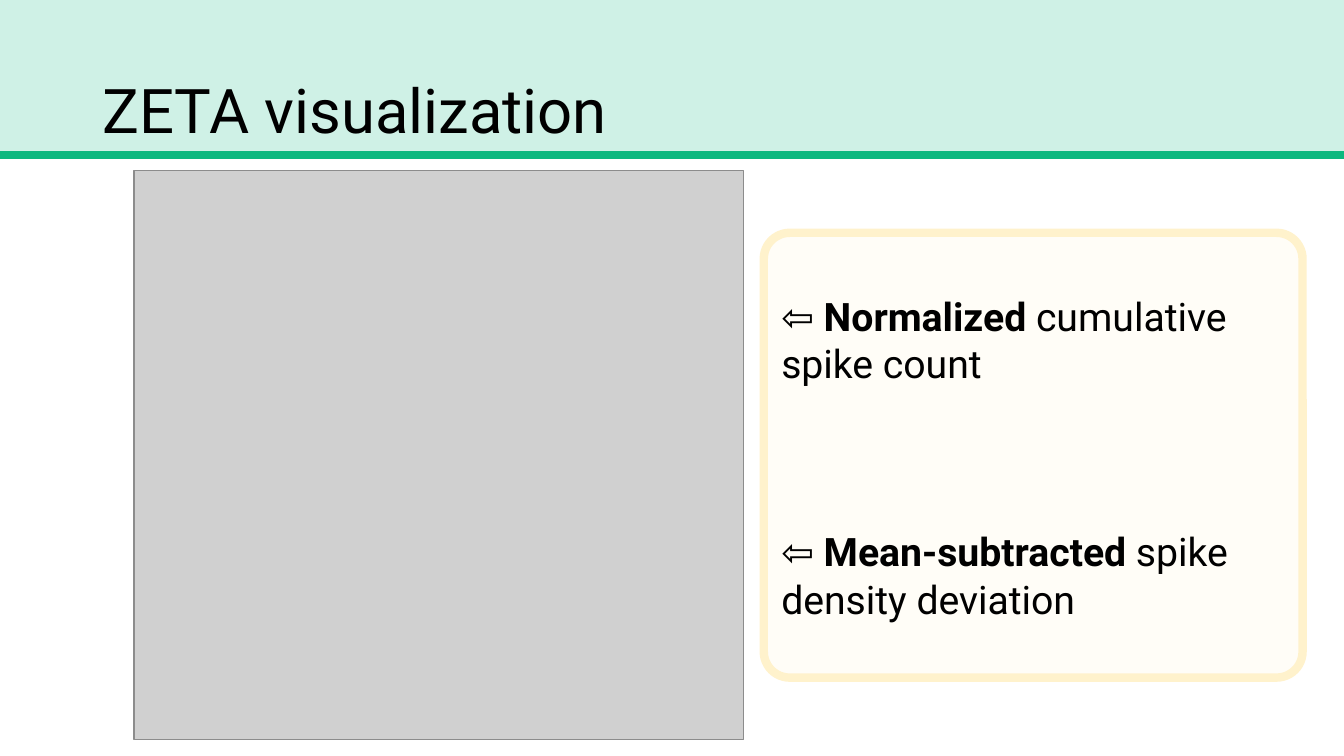
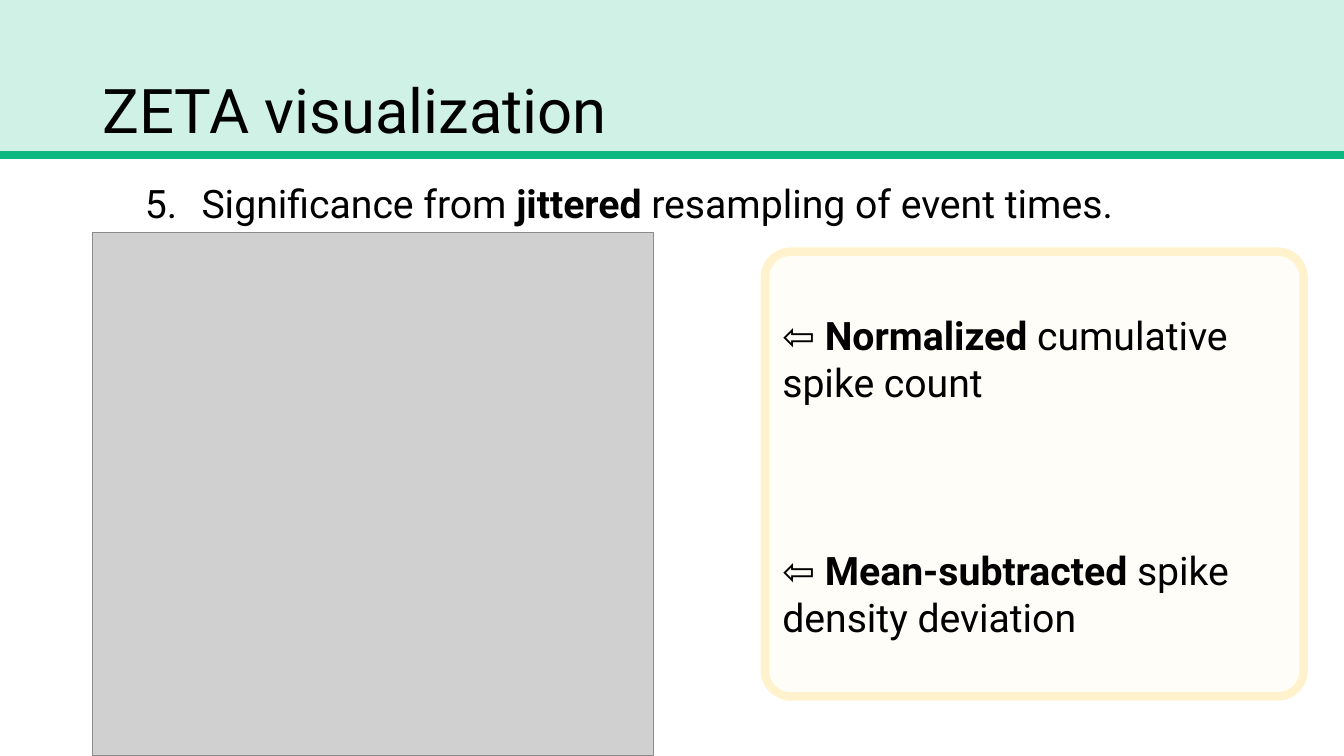
Before and after one commit to trNk27/Human_Data_Exploration, a slide deck: slide 19 of presentation/Prototype.pptx (slide 15 before the commit). Drawn at 1344x756 pixels with LibreOffice and Linux fonts; fonts in the diff are those of the drawing; grey boxes stand for pictures. Boxes give left, top, right and bottom in pixels: in the first picture for what was removed or moved away, otherwise in the second. Text is boxed around its words. In the diff, an @@ line names an element or a change of style, - is before the commit and + after.

```diff
--- a/presentation/Prototype.pptx
+++ b/presentation/Prototype.pptx
@@ text added at [202, 188, 1113, 227], 28 pt, text #000000 @@
+5. Significance from jittered resampling of event times.
@@ picture: place and size @@
-picture at [134, 170, 744, 739]
+picture at [93, 232, 654, 756]
@@ rounded rectangle "⇦ Normalized cumulative spike count": place and size @@
-rounded rectangle "⇦ Normalized cumulative spike count" at [764, 233, 1304, 678]
+rounded rectangle "⇦ Normalized cumulative spike count" at [765, 252, 1305, 697]
```
Also in this commit, not shown: 13 other slides changed, 4 slides added, 2 slides removed, 3 other files.
